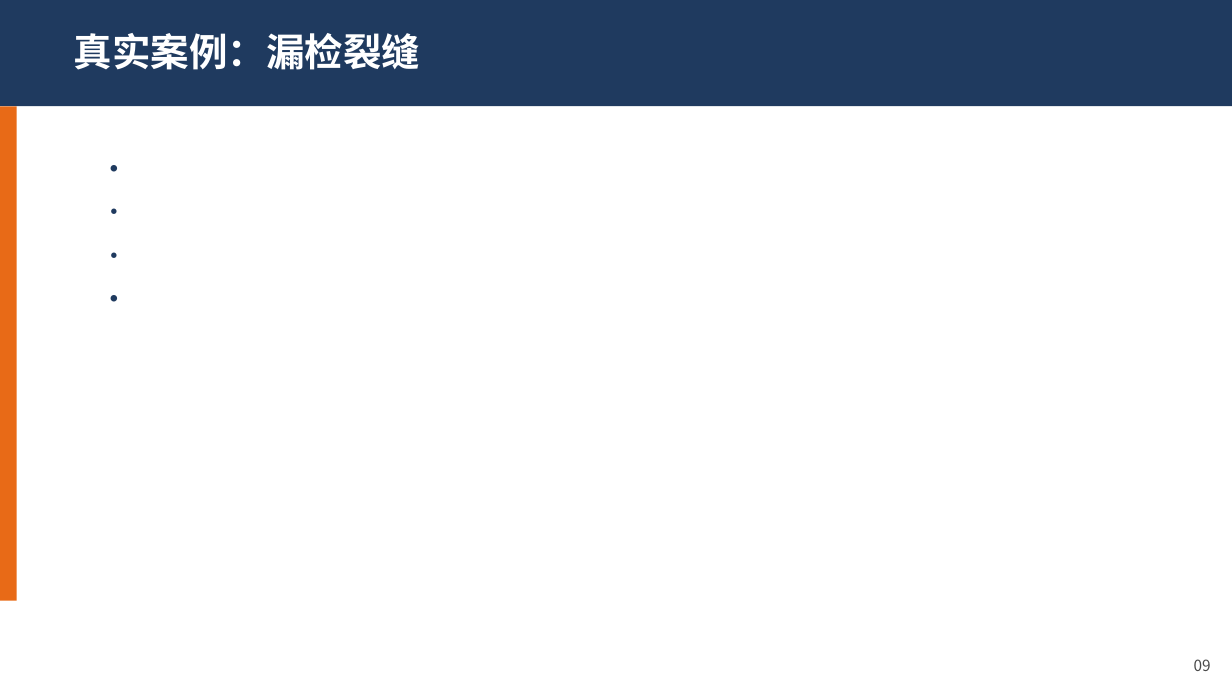
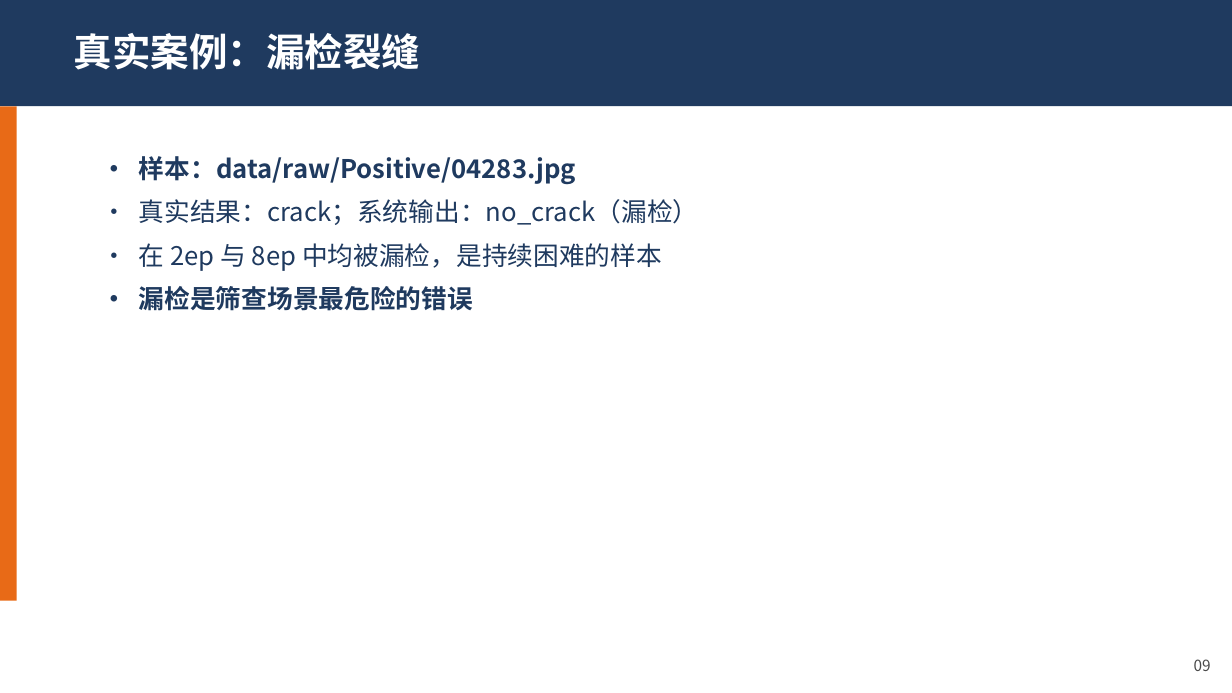
Before and after one commit to tissuefish/ai-camp-2026-d2-xuanhaochen-u202410766, a slide deck: slide 9 of presentation.pptx. Drawn at 1232x693 pixels with LibreOffice and Linux fonts; fonts in the diff are those of the drawing. Boxes give left, top, right and bottom in pixels: in the first picture for what was removed or moved away, otherwise in the second. Text is boxed around its words. In the diff, an @@ line names an element or a change of style, - is before the commit and + after.

```diff
--- a/presentation.pptx
+++ b/presentation.pptx
@@ text at [139, 156, 699, 311]: text changed; bold off @@
-•
-•
-•
-•
+• 样本：data/raw/Positive/04283.jpg
+• 真实结果：crack；系统输出：no_crack（漏检）
+• 在 2ep 与 8ep 中均被漏检，是持续困难的样本
+• 漏检是筛查场景最危险的错误
```
Also in this commit, not shown: 9 other slides changed.
